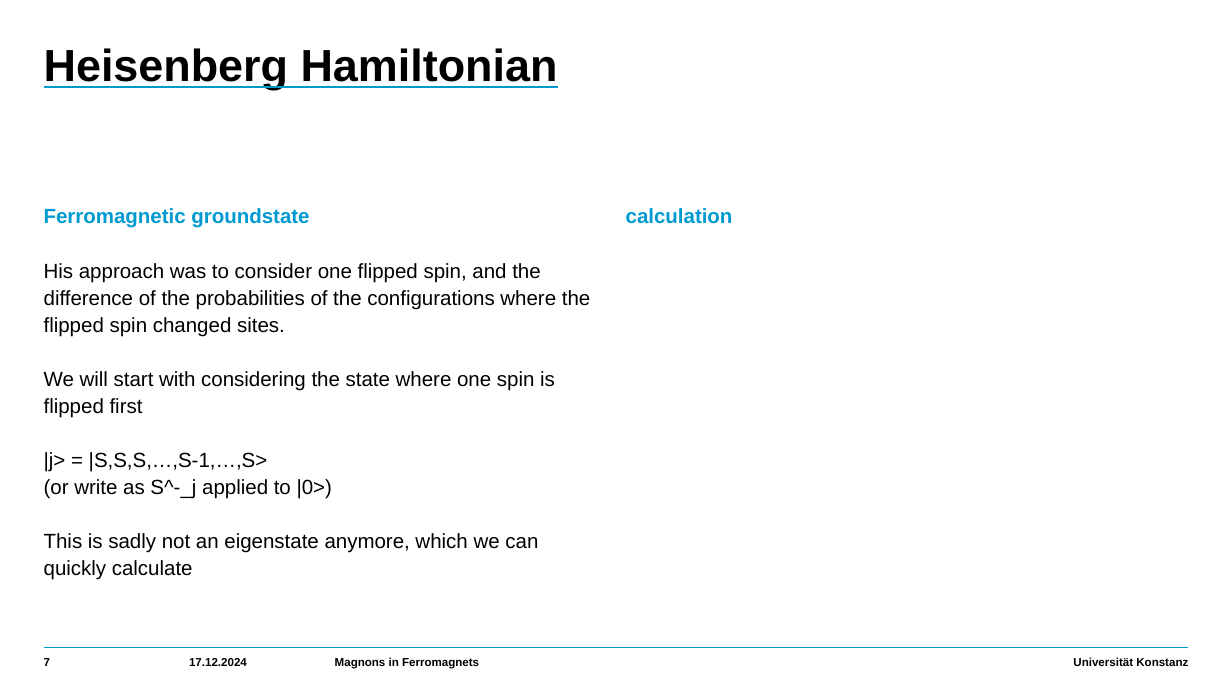
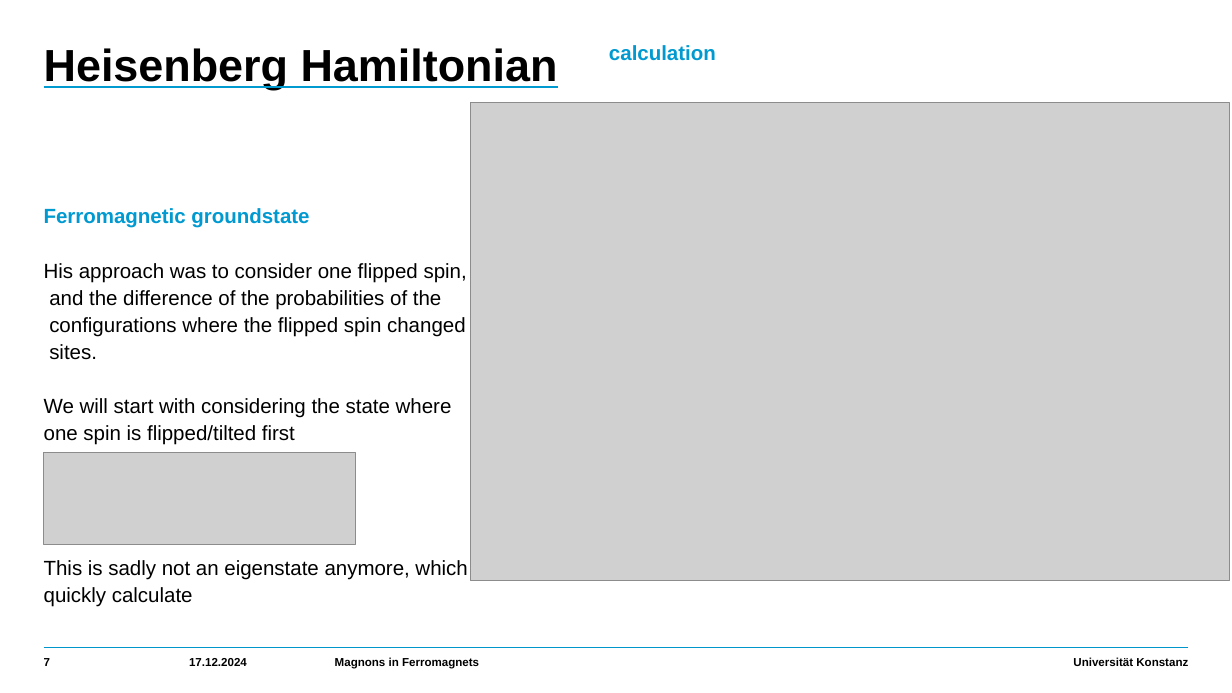
Before and after one commit to HolykingJulex/SeminarSaM, a slide deck: slide 7 of Vortrag.pptx. Drawn at 1232x693 pixels with LibreOffice and Linux fonts; fonts in the diff are those of the drawing; grey boxes stand for pictures. Boxes give left, top, right and bottom in pixels: in the first picture for what was removed or moved away, otherwise in the second. Text is boxed around its words. In the diff, an @@ line names an element or a change of style, - is before the commit and + after.

Commit message:
minor changes

```diff
--- a/Vortrag.pptx
+++ b/Vortrag.pptx
@@ text "calculation": place and size @@
-text "calculation" at (626, 208, 733, 224)
+text "calculation" at (609, 45, 716, 61)
@@ picture added at (470, 103, 1229, 580) @@
@@ text at (44, 263, 467, 445): text changed @@
-  His approach was to consider one flipped spin, and the difference of the probabilities of the configurations where the flipped spin changed sites.
-  We will start with considering the state where one spin is flipped first
-  |j> = |S,S,S,…,S-1,…,S>
-  (or write as S^-_j applied to |0>)
+  His approach was to consider one flipped spin,
+  and the difference of the probabilities of the
+  configurations where the flipped spin changed
+  sites.
+  We will start with considering the state where
+  one spin is flipped/tilted first
@@ picture added at (43, 453, 356, 544) @@
```
Also in this commit, not shown: 6 other slides changed, 2 slides added.
